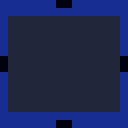
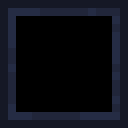
Layers edited between the first and the second 128 x 128 image:
renamed "Pasted Layer" to "fg", painted on it over bbox(0, 0, 128, 128)
added layer "bg copy" above "MachineBackground copy" over bbox(0, 0, 128, 128)
added layer "MachineBackground copy" over bbox(0, 0, 128, 128)
